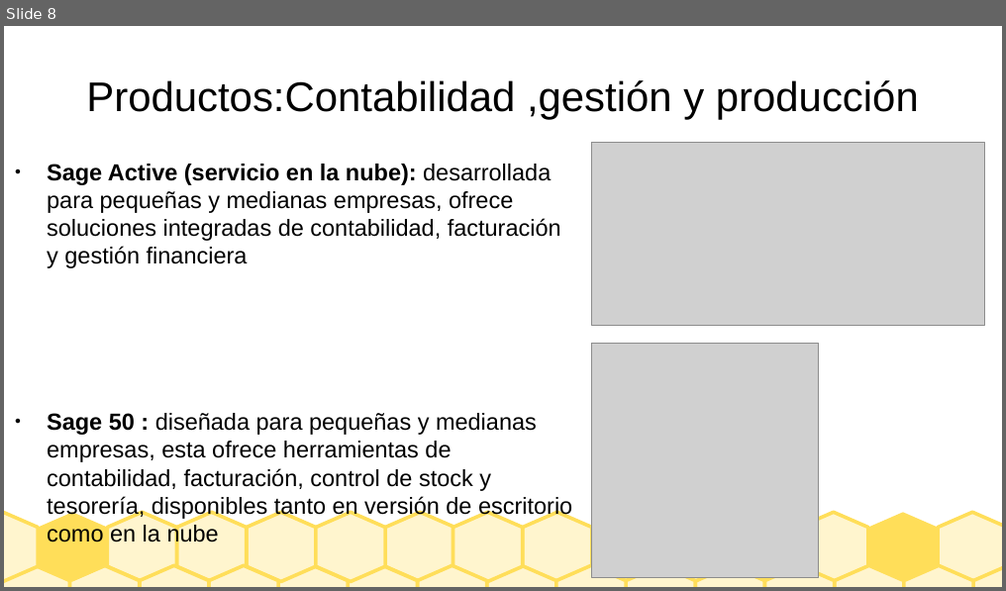
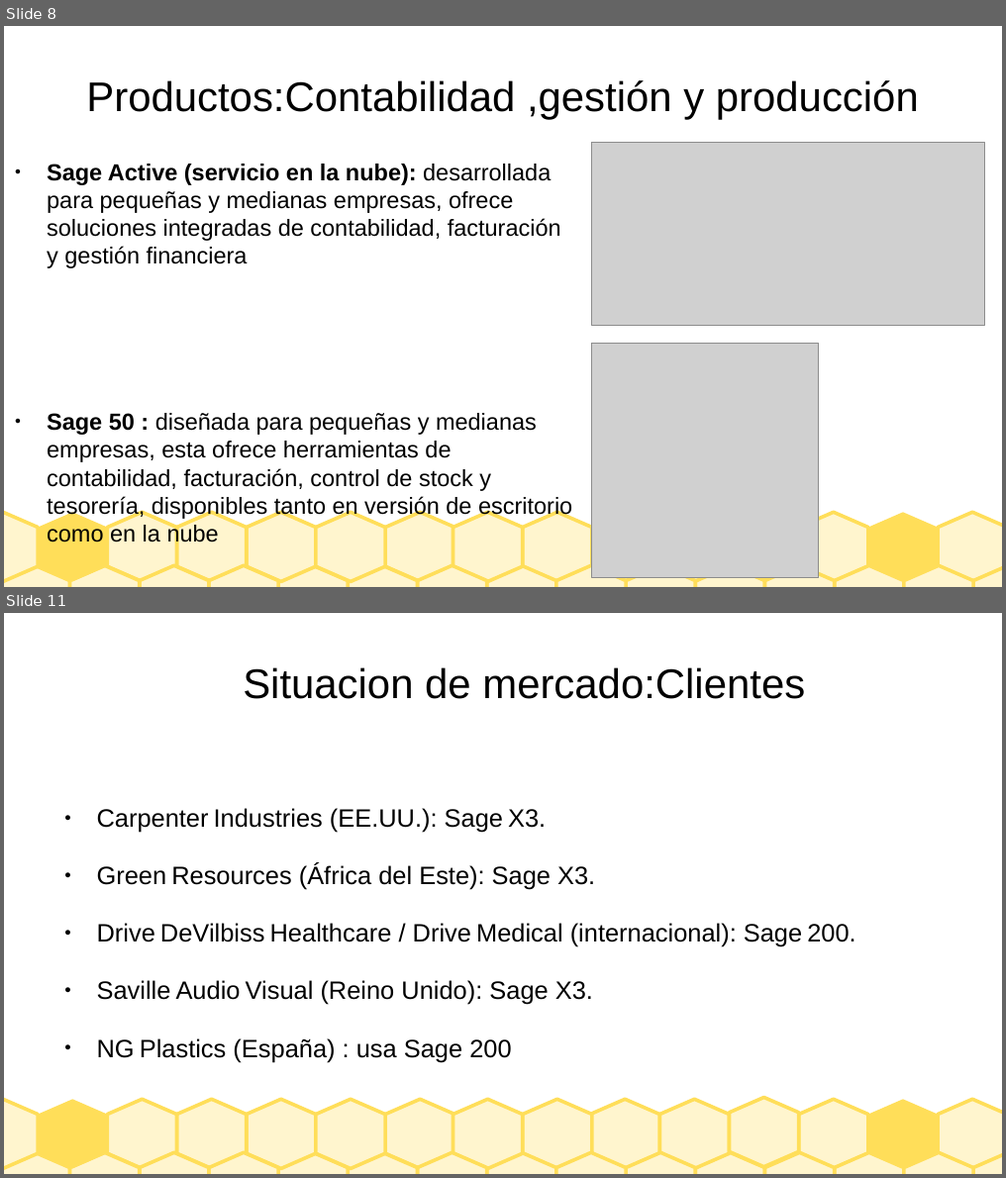
Before and after one commit to Borja-68/asignaturas, a slide deck: sistemas empresa/Presentacion_SAGE.odp. Shown one above the other, each under a label of ours: slide 8 before the commit, slides 8 and 11 after it; the slides between them are not shown. The pictures are 1006x591 and 1006x1178 pixels, drawn with LibreOffice and Linux fonts; fonts in the diff are those of the drawing; grey boxes stand for pictures. Boxes give left, top, right and bottom in pixels: in the first picture for what was removed or moved away, otherwise in the second. Text is boxed around its words. In the diff, an @@ line names an element or a change of style, - is before the commit and + after.

```diff
--- a/sistemas empresa/Presentacion_SAGE.odp
+++ b/sistemas empresa/Presentacion_SAGE.odp
@@ slide 11 added at [4,613,1002,1174], background #FFFFFF; not listed: 30 template elements that a slide beside it also shows @@
@@ title added at [243,667,805,699], 33 pt, text #000000 @@
+Situacion de mercado:Clientes
@@ text added at [97,808,855,1062], 20 pt, text #000000 @@
+● Carpenter Industries (EE.UU.): Sage X3.
+● Green Resources (África del Este): Sage X3.
+● Drive DeVilbiss Healthcare / Drive Medical (internacional): Sage 200.
+● Saville Audio Visual (Reino Unido): Sage X3.
+● NG Plastics (España) : usa Sage 200
```
Also in this commit, not shown: 1 slide changed, 4 other slides added, 1 slide removed.
